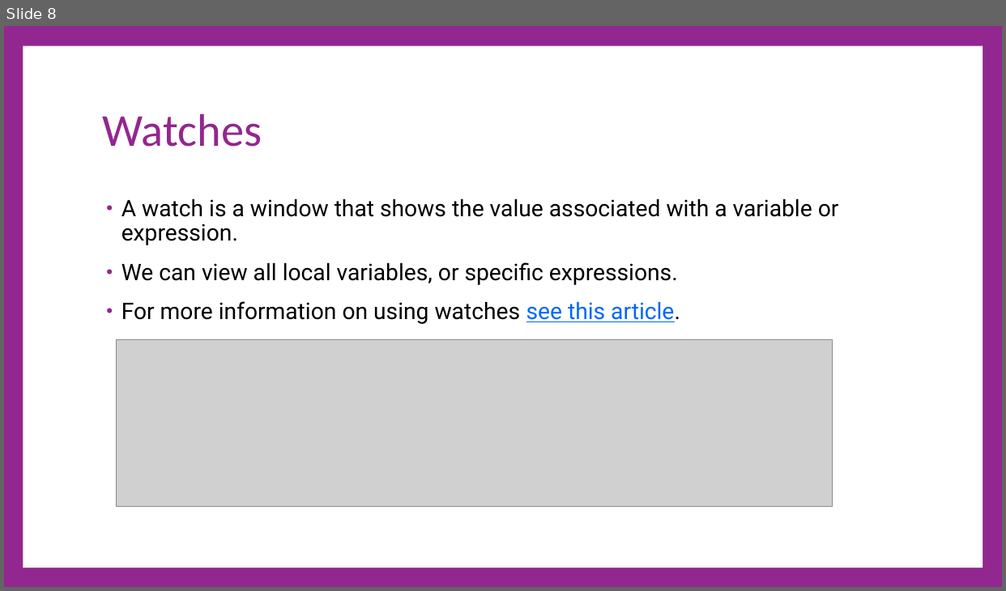
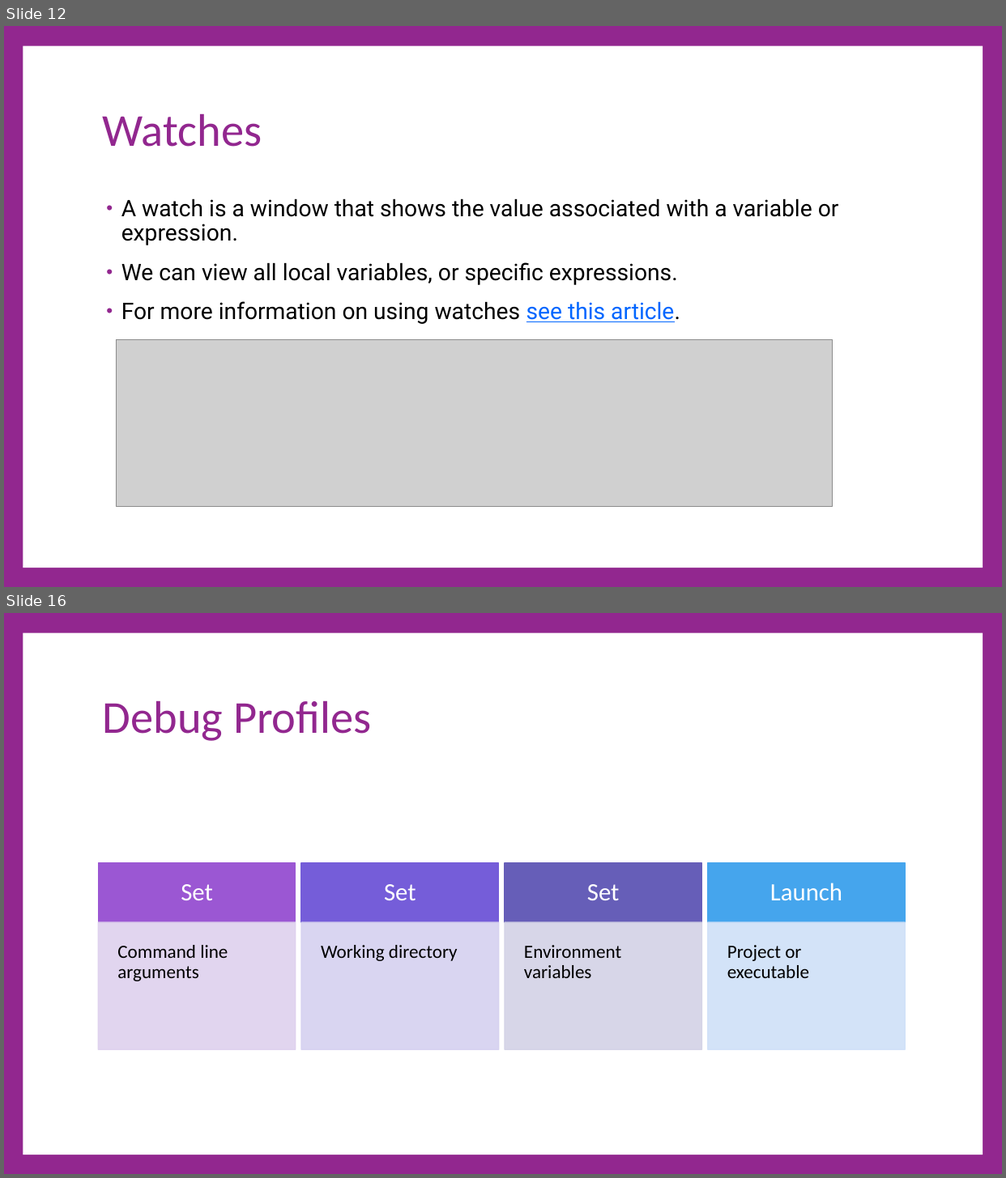
Before and after one commit to cdiggins/cs321, a slide deck: class-notes/cs321-winter-2023-lecture-6-debugging.pptx. Shown one above the other, each under a label of ours: slide 8 before the commit, slides 12 and 16 after it; the slides between them are not shown. The pictures are 1006x591 and 1006x1178 pixels, drawn with LibreOffice and Linux fonts; fonts in the diff are those of the drawing; grey boxes stand for pictures. Boxes give left, top, right and bottom in pixels: in the first picture for what was removed or moved away, otherwise in the second. Text is boxed around its words. In the diff, an @@ line names an element or a change of style, - is before the commit and + after.

```diff
--- a/class-notes/cs321-winter-2023-lecture-6-debugging.pptx
+++ b/class-notes/cs321-winter-2023-lecture-6-debugging.pptx
@@ slide 16 added at [4, 613, 1002, 1174], background #92278F; not listed: 1 template element that a slide beside it also shows @@
@@ title added at [103, 700, 372, 741], 66 pt, text #92278F @@
+Debug Profiles
@@ group added at [98, 863, 905, 1050]: 8 rectangles, 8 texts @@
+Set
+Command line arguments
+Set
+Working directory
+Set
+Environment variables
+Launch
+Project or executable
@@ what was slide 8 is now slide 12 @@
```
Also in this commit, not shown: 6 slides changed, 10 other slides added, 16 other files.
